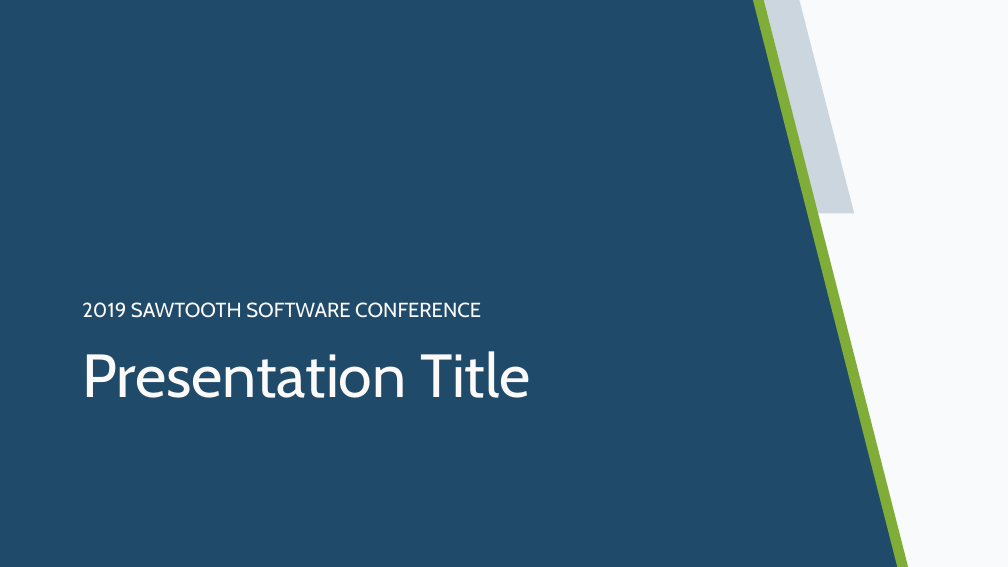
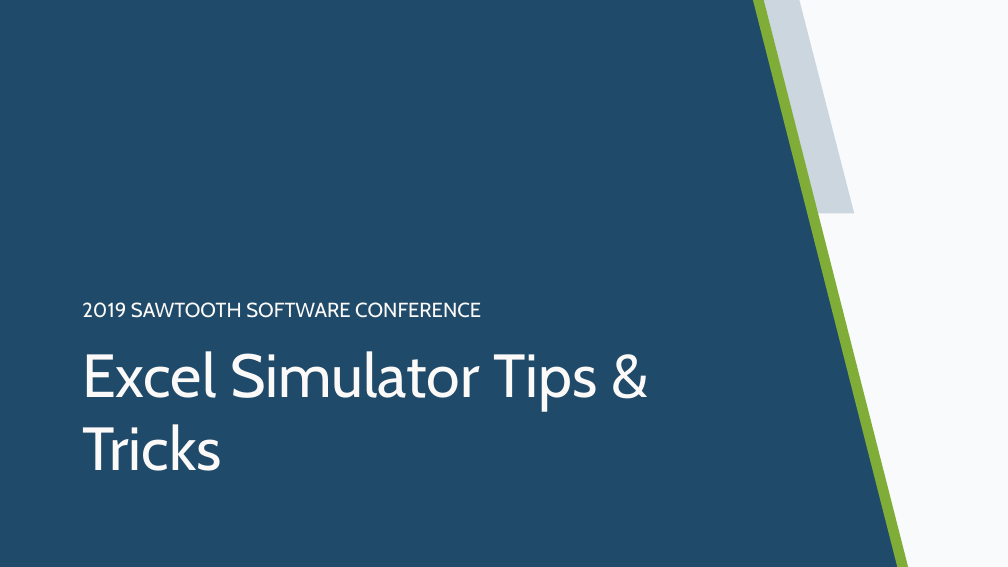
Before and after one commit to kpfairchild/ExcelSimulator, a slide deck: slide 1 of Excel Simulator Tips and Tricks.pptx. Drawn at 1008x567 pixels with LibreOffice and Linux fonts; fonts in the diff are those of the drawing; background and template pictures are left out. Boxes give left, top, right and bottom in pixels: in the first picture for what was removed or moved away, otherwise in the second. Text is boxed around its words. In the diff, an @@ line names an element or a change of style, - is before the commit and + after.

```diff
--- a/Excel Simulator Tips and Tricks.pptx
+++ b/Excel Simulator Tips and Tricks.pptx
@@ title at (x1=82, y1=351, x2=597, y2=471): text changed @@
-Presentation Title
+Excel Simulator Tips & Tricks
```
Also in this commit, not shown: 7 other slides changed, 7 slides added, 3 slides removed, 2 other files.
